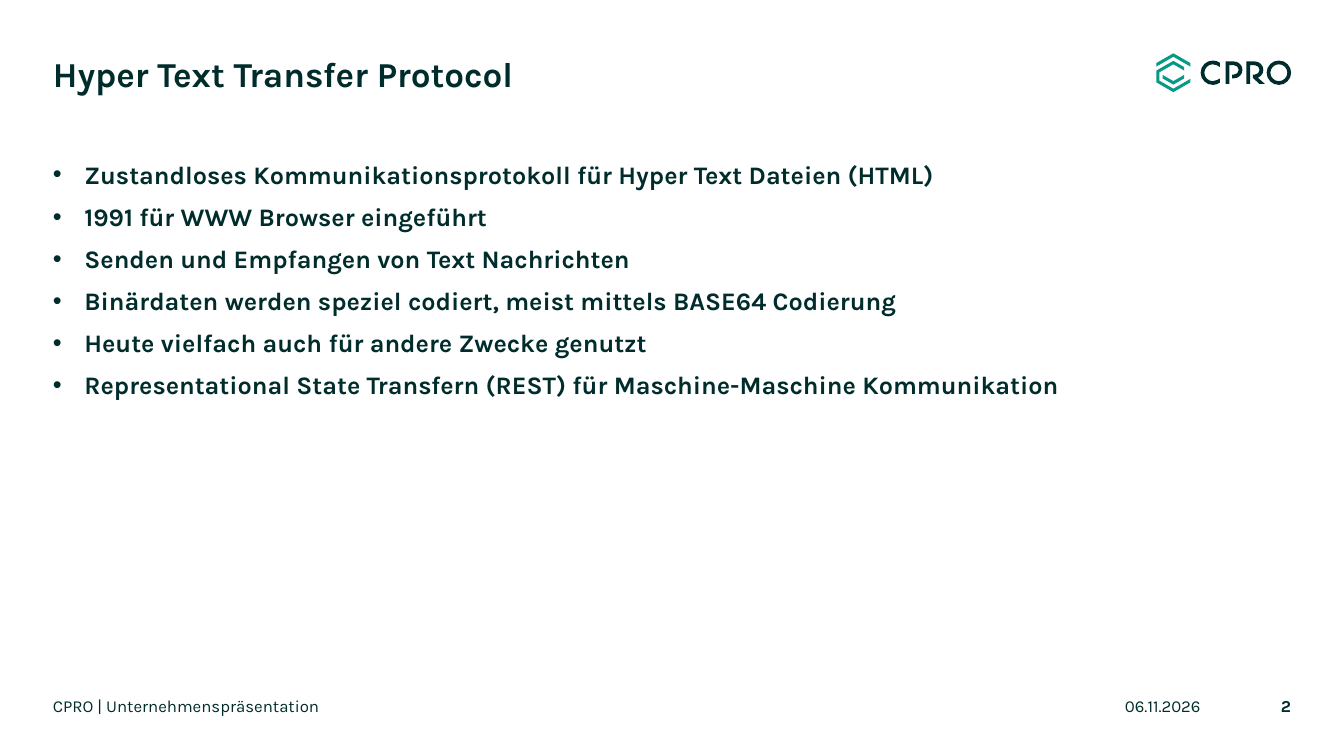
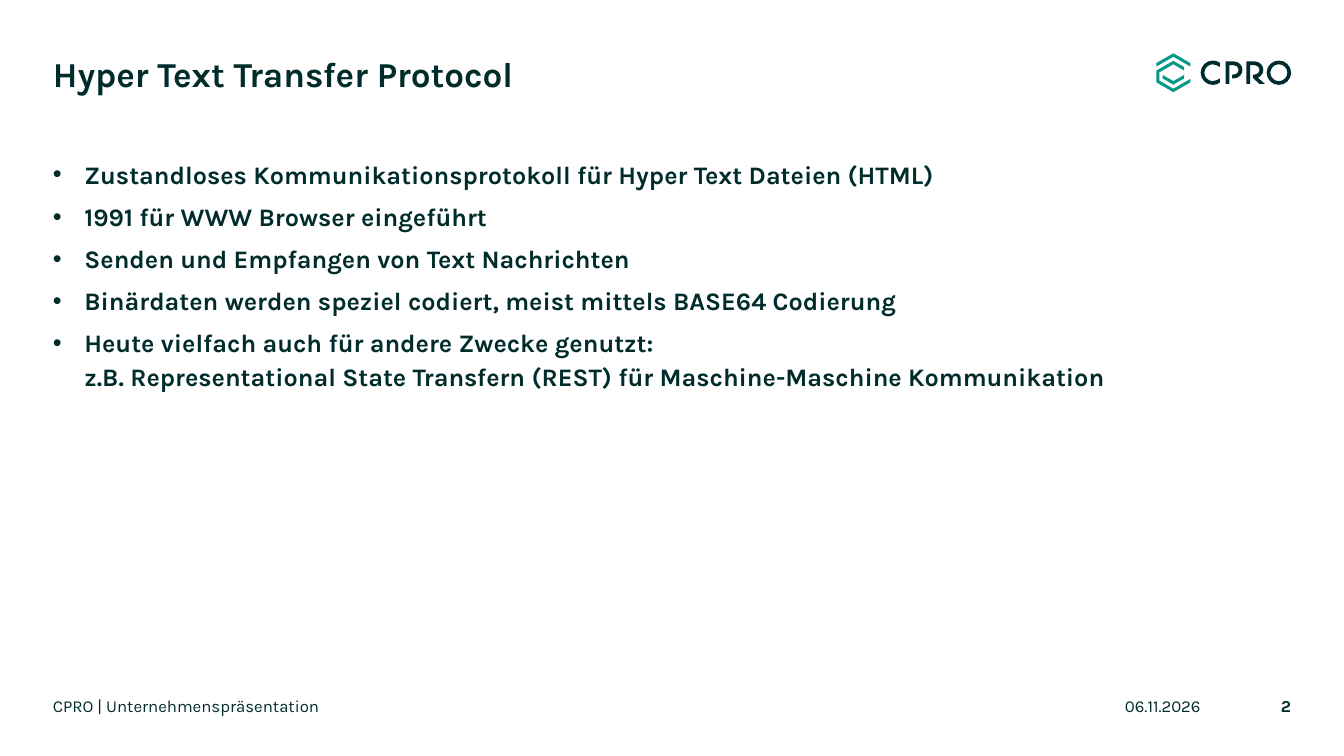
Before and after one commit to bi-tm/copilot, a slide deck: slide 2 of HTTP_Request_Bestandteile_Entwurf.pptx. Drawn at 1344x756 pixels with LibreOffice and Linux fonts; fonts in the diff are those of the drawing. Boxes give left, top, right and bottom in pixels: in the first picture for what was removed or moved away, otherwise in the second. Text is boxed around its words. In the diff, an @@ line names an element or a change of style, - is before the commit and + after.

```diff
--- a/HTTP_Request_Bestandteile_Entwurf.pptx
+++ b/HTTP_Request_Bestandteile_Entwurf.pptx
@@ text at bbox=[84, 334, 1104, 392]: text changed @@
-• Heute vielfach auch für andere Zwecke genutzt
-• Representational State Transfern (REST) für Maschine-Maschine Kommunikation
+• Heute vielfach auch für andere Zwecke genutzt:
+  z.B. Representational State Transfern (REST) für Maschine-Maschine Kommunikation
```
Also in this commit, not shown: 4 other slides changed, 1 other file.
